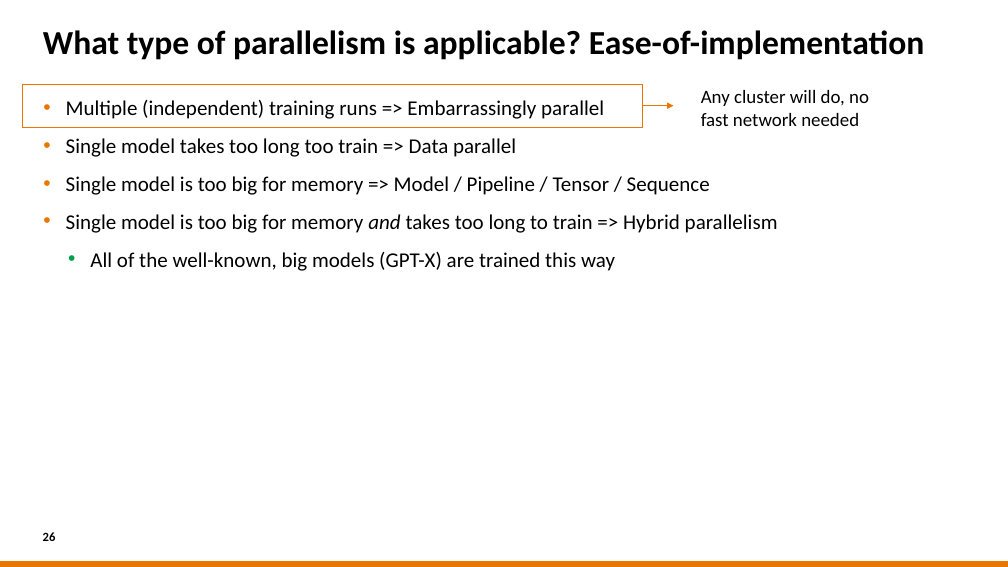
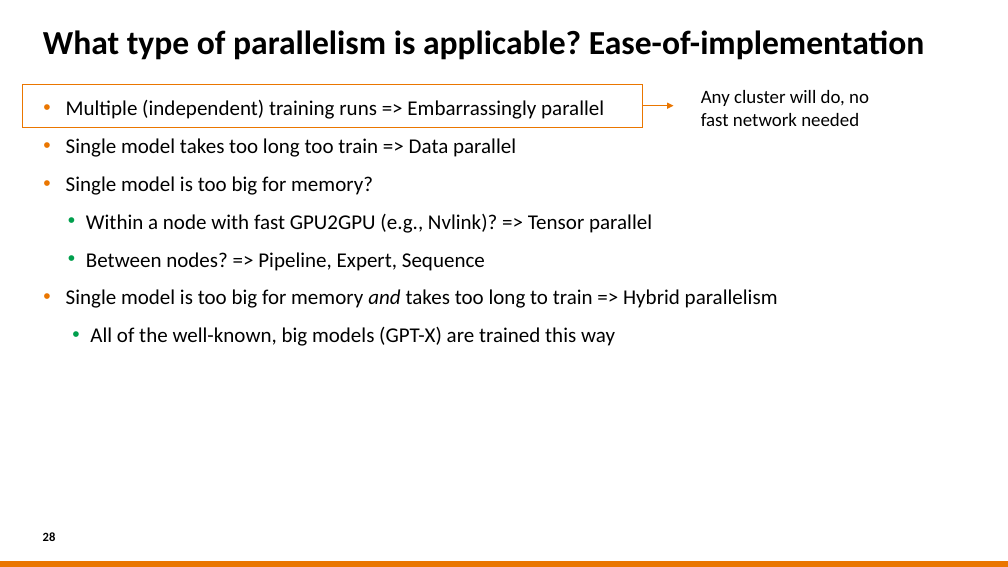
Before and after one commit to sara-nl/HPML-course-materials, a slide deck: slide 28 of Day2/slides/Parallel_Computing_for_DL.pptx (slide 26 before the commit). Drawn at 1008x567 pixels with LibreOffice and Linux fonts; fonts in the diff are those of the drawing; background and template pictures are left out. Boxes give left, top, right and bottom in pixels: in the first picture for what was removed or moved away, otherwise in the second. Text is boxed around its words. In the diff, an @@ line names an element or a change of style, - is before the commit and + after.

```diff
--- a/Day2/slides/Parallel_Computing_for_DL.pptx
+++ b/Day2/slides/Parallel_Computing_for_DL.pptx
@@ text at bbox=[66, 176, 652, 271]: text changed @@
-• Single model is too big for memory => Model / Pipeline / Tensor / Sequence
+• Single model is too big for memory?
+  • Within a node with fast GPU2GPU (e.g., Nvlink)? => Tensor parallel
+  • Between nodes? => Pipeline, Expert, Sequence
@@ text at bbox=[90, 327, 615, 346]: indent changed @@
```
Also in this commit, not shown: 19 other slides changed, 2 slides added, 1 other file.
